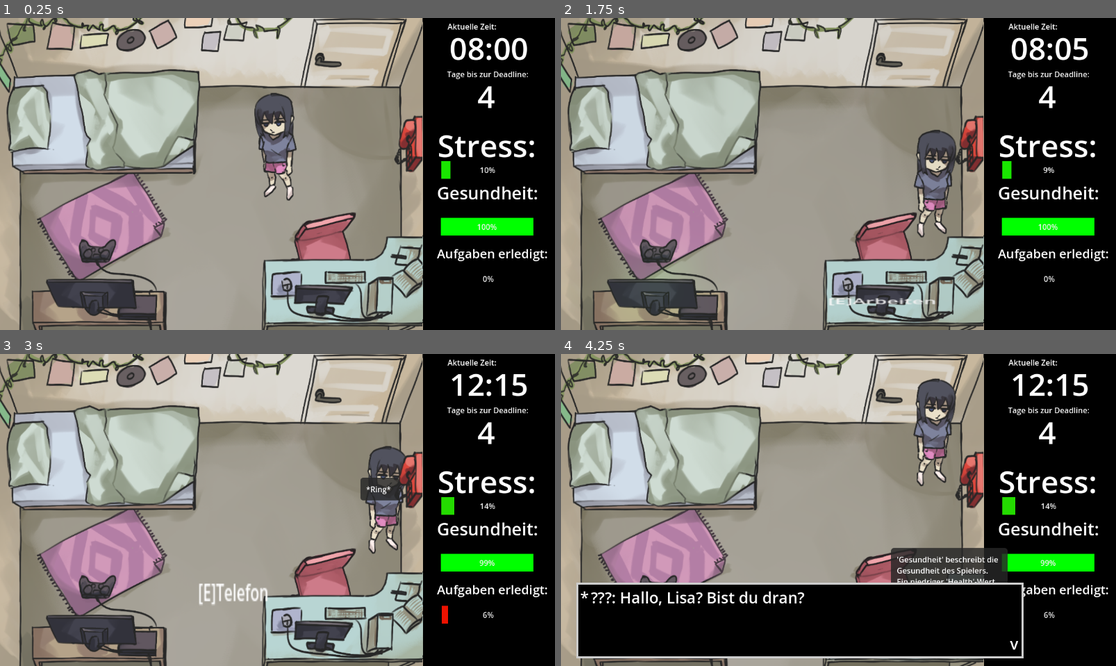
Above: before the commit, frames 1-4 (two rows, left to right).
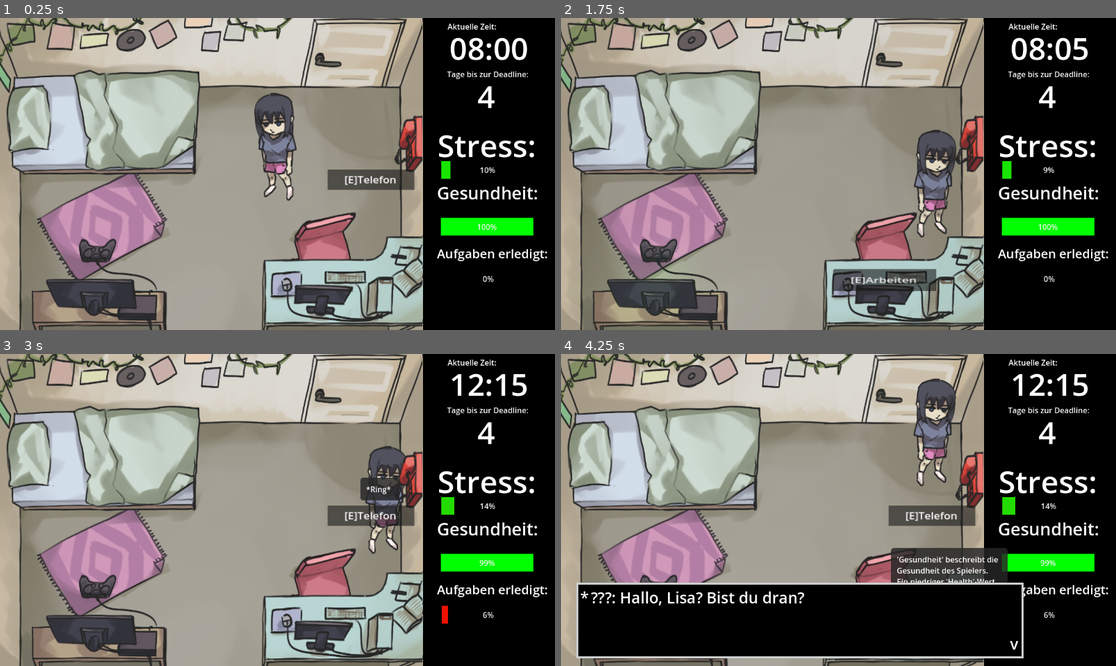
Above: after the commit, the same moments.

Repository: rschlegeTH/EPWS2526PritzkauSchlegel
Game: Godot game, scene res://main_scene_room.tscn
Same seed, same stepped clock (60 frames per second), same inputs: the game is played once before the commit and once after it. The engine's default icon, where the game draws it, is replaced by a stand-in: a white triangle on a blue panel in a dark square.
Inputs (mouse positions are in pixels of both pictures, inside the frame that each line leads up to):
- Up to frame 1 (0.25 s): no input
- Up to frame 2 (1.75 s): tap Enter (ui_accept) at 0.5, 0.77, 1.52 s; move the mouse to (960, 158) at 0.52 s; hold Right (ui_right) 0.53-1.28 s; hold E (interact) 0.53-1.28 s; move the mouse to (727, 189) at 1.27 s; hold Down (ui_down) from 1.28 s (still down); tap E (interact) at 1.35 s
- Up to frame 3 (3 s): move the mouse to (321, 634) at 2.02 s; release Down (ui_down) at 2.03 s; hold Right (ui_right) 2.03-2.78 s; hold E (interact) 2.03-2.78 s; tap Enter (ui_accept) at 2.75 s; move the mouse to (249, 572) at 2.77 s; hold Up (ui_up) from 2.78 s (still down); tap E (interact) at 2.85 s
- Up to frame 4 (4.25 s): tap Enter (ui_accept) at 3.02, 3.77 s; move the mouse to (1005, 556) at 3.52 s; release Up (ui_up) at 3.53 s; hold Left (ui_left) from 3.53 s (still down); hold E (interact) from 3.53 s (still down)

The runs differ from the first frame. In frame 1, 1.5% of the frame differs, in the area x 1-75%, y 16-88%; in frame 2, 1.8%; in frame 3, 1.9%; in frame 4, 1.5%.

Commit message:
Interaktionstext sichtbarkeit

Diff:
--- a/Development/new-game-project/main_scene_room.tscn
+++ b/Development/new-game-project/main_scene_room.tscn
@@ -165,13 +165,13 @@
 }]
 
 [sub_resource type="RectangleShape2D" id="RectangleShape2D_uvgfp"]
-size = Vector2(116.203384, 165)
+size = Vector2(48.742188, 31.209877)
 
 [sub_resource type="RectangleShape2D" id="RectangleShape2D_hehhx"]
 size = Vector2(103.66856, 53.14499)
 
 [sub_resource type="RectangleShape2D" id="RectangleShape2D_vl18p"]
-size = Vector2(203.8059, 56.463062)
+size = Vector2(33.967648, 11.456797)
 
 [sub_resource type="RectangleShape2D" id="RectangleShape2D_4lggk"]
 size = Vector2(102.31918, 118.546906)
@@ -286,16 +286,16 @@
 
 [node name="Bett" type="StaticBody2D" parent="Room"]
 position = Vector2(-37.38888, -50.962963)
-scale = Vector2(0.41232643, 0.19753087)
 
 [node name="CollisionShape2D" type="CollisionShape2D" parent="Room/Bett"]
 z_index = 1
-position = Vector2(8.297379, 124.5)
+position = Vector2(2.868927, 24.88889)
+scale = Vector2(0.99999964, 1)
 shape = SubResource("RectangleShape2D_uvgfp")
 
 [node name="Sprite2D" type="Sprite2D" parent="Room/Bett"]
-position = Vector2(82.47332, 258)
-scale = Vector2(0.20705955, 0.6)
+position = Vector2(34.00593, 51.06174)
+scale = Vector2(0.08537612, 0.118335634)
 texture = ExtResource("4_4lggk")
 
 [node name="BettArea2D" type="Area2D" parent="Room/Bett"]
@@ -304,16 +304,18 @@
 
 [node name="CollisionShape2D" type="CollisionShape2D" parent="Room/Bett/BettArea2D"]
 z_index = 1
-position = Vector2(0, 88.427505)
+position = Vector2(-11.923, -139.018)
+scale = Vector2(0.445, 0.22)
 shape = SubResource("RectangleShape2D_hehhx")
 
 [node name="SleepRichTextLabel" type="RichTextLabel" parent="Room/Bett/BettArea2D"]
 visible = false
 z_index = 1
-offset_left = -62.65263
-offset_top = -50.0
-offset_right = 62.922108
-offset_bottom = 60.0
+offset_left = -37.037582
+offset_top = -168.49384
+offset_right = 128.27342
+offset_bottom = -131.38684
+scale = Vector2(0.2, 0.2)
 mouse_filter = 1
 bbcode_enabled = true
 text = "[E][sleepEffect]Schlafen[/sleepEffect]"
@@ -321,47 +323,61 @@
 vertical_alignment = 1
 script = ExtResource("7_48x2x")
 
+[node name="PanelContainer" type="PanelContainer" parent="Room/Bett/BettArea2D/SleepRichTextLabel"]
+show_behind_parent = true
+layout_mode = 0
+offset_right = 175.36137
+offset_bottom = 47.0
+
 [node name="Konsole" type="StaticBody2D" parent="Room"]
 position = Vector2(-39.777775, 51.481483)
-scale = Vector2(0.16666664, 0.19328707)
 
 [node name="Controller" type="Sprite2D" parent="Room/Konsole"]
-position = Vector2(217.95471, -266.34726)
-scale = Vector2(0.5116734, 0.61317354)
+position = Vector2(36.394814, -51.580246)
+scale = Vector2(0.08537612, 0.11833563)
 texture = ExtResource("7_woe6x")
 
 [node name="Konsole" type="Sprite2D" parent="Room/Konsole"]
 z_index = 2
-position = Vector2(218.36897, -266.34726)
-scale = Vector2(0.5122568, 0.61317354)
+position = Vector2(36.394825, -51.38272)
+scale = Vector2(0.08537613, 0.118335634)
 texture = ExtResource("6_hehhx")
 
 [node name="CollisionShape2D" type="CollisionShape2D" parent="Room/Konsole"]
 z_index = 2
-position = Vector2(25.333313, 34.746674)
-scale = Vector2(0.9999999, 0.99999934)
+position = Vector2(4.6364594, 6.790123)
+scale = Vector2(0.99999964, 0.99999934)
 shape = SubResource("RectangleShape2D_vl18p")
 
 [node name="Area2D" type="Area2D" parent="Room/Konsole"]
 
 [node name="CollisionShape2D" type="CollisionShape2D" parent="Room/Konsole/Area2D"]
-position = Vector2(37.760498, -51.736496)
-scale = Vector2(1.71, 1)
+position = Vector2(5.052, -11.283)
+scale = Vector2(0.205, 0.25)
 shape = SubResource("RectangleShape2D_hehhx")
 
 [node name="PlayRichTextLabel" type="RichTextLabel" parent="Room/Konsole/Area2D"]
 visible = false
 z_index = 3
-offset_left = -65.33331
-offset_top = -68.08781
-offset_right = 66.00003
-offset_bottom = 71.91219
+offset_left = -11.242725
+offset_top = -3.4814835
+offset_right = 154.06828
+offset_bottom = 33.625515
+scale = Vector2(0.2, 0.2)
 mouse_filter = 1
 bbcode_enabled = true
-text = "[E][playEffect]Schlafen[/playEffect]"
+text = "[E][playEffect]Spielen[/playEffect]"
 horizontal_alignment = 1
 vertical_alignment = 1
 script = ExtResource("5_4lggk")
+
+[node name="PanelContainer" type="PanelContainer" parent="Room/Konsole/Area2D/PlayRichTextLabel"]
+show_behind_parent = true
+layout_mode = 0
+offset_left = -5.4369507
+offset_top = -32.592575
+offset_right = 176.0518
+offset_bottom = 86.86624
 
 [node name="Arbeitsplatz" type="StaticBody2D" parent="Room"]
 z_index = 2
@@ -403,16 +419,23 @@
 
 [node name="WorkRichTextLabel" type="RichTextLabel" parent="Room/Arbeitsplatz/Area2DWork"]
 visible = false
-offset_left = -64.63054
-offset_top = -69.493004
-offset_right = 63.684723
-offset_bottom = 64.38323
+offset_left = -41.101
+offset_top = -69.493
+offset_right = 93.49901
+offset_bottom = -23.986996
+scale = Vector2(0.61, 1)
 mouse_filter = 1
 bbcode_enabled = true
 text = "[E][workEffect]Arbeiten[/workEffect]"
 horizontal_alignment = 1
 vertical_alignment = 1
 script = ExtResource("3_uvgfp")
+
+[node name="PanelContainer" type="PanelContainer" parent="Room/Arbeitsplatz/Area2DWork/WorkRichTextLabel"]
+show_behind_parent = true
+layout_mode = 0
+offset_right = 158.46495
+offset_bottom = 226.87419
 
 [node name="Tür" type="Sprite2D" parent="Room"]
 visible = false
--- a/Development/new-game-project/scritps/Telefon/telefon.tscn
+++ b/Development/new-game-project/scritps/Telefon/telefon.tscn
@@ -46,17 +46,25 @@
 shape = SubResource("RectangleShape2D_qinj5")
 
 [node name="TelefonInteractionUI" type="RichTextLabel" parent="Telefon/Area2D"]
-visible = false
 z_index = 20
-offset_left = -14.777775
-offset_top = 10.567901
-offset_right = 113.53749
-offset_bottom = 144.44414
+offset_left = 151.887
+offset_top = 17.853
+offset_right = 280.48322
+offset_bottom = 51.285
+scale = Vector2(0.74, 0.415)
 mouse_filter = 1
 bbcode_enabled = true
 text = "[E]Telefon"
 horizontal_alignment = 1
 vertical_alignment = 1
 
+[node name="PanelContainer" type="PanelContainer" parent="Telefon/Area2D/TelefonInteractionUI"]
+show_behind_parent = true
+layout_mode = 0
+offset_left = -19.222223
+offset_top = -13.567901
+offset_right = 142.7778
+offset_bottom = 48.4321
+
 [connection signal="body_entered" from="Telefon/Area2D" to="." method="_on_area_2d_body_entered"]
 [connection signal="body_exited" from="Telefon/Area2D" to="." method="_on_area_2d_body_exited"]
--- a/Development/new-game-project/scritps/player.gd
+++ b/Development/new-game-project/scritps/player.gd
@@ -7,19 +7,19 @@
 @onready var vMan := %"Variablen-Manager"
 
 func _process(_delta: float) -> void:
-	if((vMan.stress > 50) && (vMan.gesundheit < 50)):
+	if((vMan.stress > 40) && (vMan.gesundheit < 60)):
 		anim.play("tired and stressed")
 		if((vMan.stress > 80) && (vMan.gesundheit < 20)):
 			anim.play("max tired and max stressed")
-		elif ((vMan.stress > 80) && (vMan.gesundheit < 50)):
+		elif ((vMan.stress > 80) && (vMan.gesundheit < 60)):
 			anim.play("tired and max stressed")
-		elif ((vMan.stress > 50) && (vMan.gesundheit < 20)):
+		elif ((vMan.stress > 40) && (vMan.gesundheit < 20)):
 			anim.play("max tired and stressed")
-	elif(vMan.stress > 50):
+	elif(vMan.stress > 40):
 		anim.play("stressed")
 		if(vMan.stress > 80):
 			anim.play("max stressed")
-	elif(vMan.gesundheit < 50):
+	elif(vMan.gesundheit < 60):
 		anim.play("tired")
 		if(vMan.gesundheit < 20):
 			anim.play("max tired")
